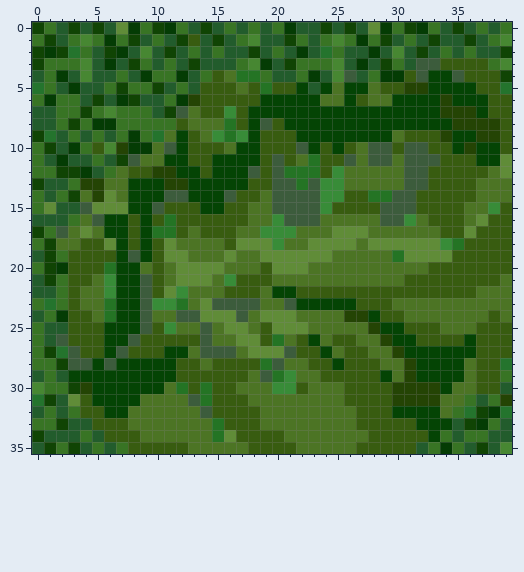
Two versions of one pixel-art sprite, resources/MoM/overland_large/terrain/arcanus/hills/11000111.png. Above, as it was before the edit.
The file is 40x36 pixels. Colours within 5 levels of each other are drawn and written as one.
The result:
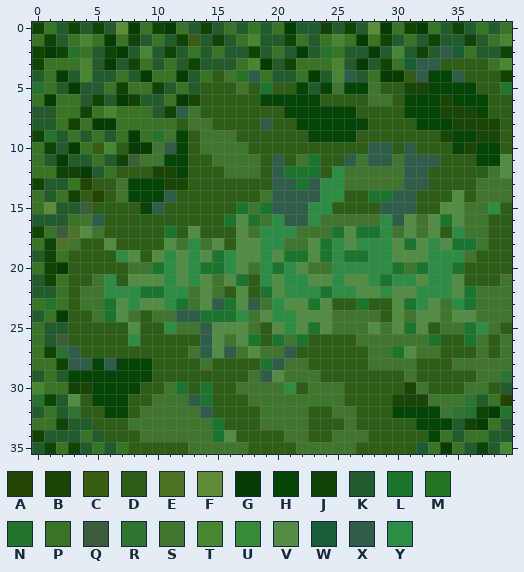
Palette (. is transparent): A #244404  B #1b4507  C #385c10  D #2d5d17  E #4c7424  F #608c38  G #043c04  H #044404  J #104404  K #225c2c  L #1b752f  M #247424  N #24742d  P #387424  Q #3c5c3c  R #2d752f  S #3f752f  T #478732  U #388c38  V #538d45  W #195d38  X #305d49  Y #2d8d45
Changes in this commit:
Changed rows in their new state; - is an unchanged pixel.
first column x 3:
 2 -------------------------------XW----
 3 ----------------------------WXXDDDD--
 4 ------------DS-X-------X----DX--XDDD-
 5 -----------DDDSDLDD---S--SDDBB----DD-
 6 ----------BDDDDD-----DDDDSSD---B---DD
 7 ---------XSDDDDDDD------DDDD---BBB-DD
 8 ---------DSSDDDDXDD------DDDD---BBBBD
 9 --------S-DSSSDDDDDD----DDDDDDDB--BBD
10 ----D--SX-DSSSSDDDDDDDDDDXXDXDDD-B--D
11 ------SS--DDSSSSDXDSLDDXSXXSXXXDDD--V
12 ----DDDBB-DDDSSSDXLLLDYSSSSSXXDDDDDSV
13 --DDS---BBDDDDDDDXXLXYYSSSSSXXDDDDSSS
14 -D-DS---XDDDDDDDSXXXXYYDDLLXXDDDVDSSS
15 --DDDD-XDDDDDDLSLXXXYYDDDDXXXDDVVSSYD
16 -SXDDDDDDDDDDLVLSYXXYSSSSSYXVSVLVSSDD
17 -VSDDDDDLDVDDDVSYYYSSSLVLLYSVSVDYSSDD
18 SDDVDDDDVSYSVDVVYYSSVLYVYYYVLVYVLLSDD
19 DDDDYVDVYVYVLYVVYVLLVLYLLYYVVVYYYSDDD
20 DDDDDSSLYVYLLYVSYLYVSSYYYYYLSLYYLDDDD
21 DDSYDVVVYVYVSVLDYVYYVVYVVYLYYVYYVDDDS
22 DSSYYYLLYYSVSDVDLVYYYLYYVVYVVYYYVLSSS
23 DSSLVYVVYLSVXLVXSYVVLVDDLDDVLYVSYLSSS
24 DDSLVSDSSXXLLLYSVYYVVVSSSSDVSVVSVVSSS
25 DDDDDVDDYSSXVVVSDVYVLVSSSVSVLVDSSLYSD
26 DDDDDYDDDDDXVSVLDLSLDDDDSSSSSSLDDLSDS
27 XDDDDDDDDDSXVXSVSSXDDDDDDSSLVSSDDDSDS
28 XX-X---DDDDSDDDDLXSSDDDDDSSSSDDDSSSSS
29 -------DDDDDDDDSXVSSSDDDDDDDSDDDDDSSR
30 -B----DDSLDLDDSSSSYDSSSDDDDDBSDDDSSD-
31 VD---DDSSSXLDDDSSSSSSSSDDDDBBBSSSR---
32 RDD--DSSSSSXDDDDSSSSDDSSDDD----SR----
33 --DDDSSSSSSSLDDDSSSSDDDSDDDDD--------
34 ---DDDSSSSSSLVDDDDSSDDSSSDDDDD-------
35 -----DDDDDSSSSSDDDDSSSSSDDDDDW-------
